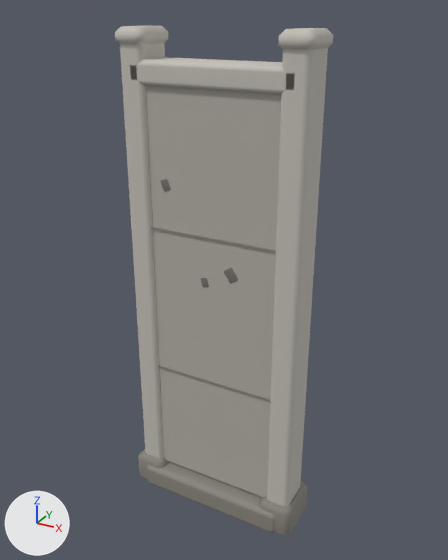
What one commit did to the glTF model navigateur/export/unity/barriere_beton_abime1.glb.
Before and after are seen from a 50 mm camera at (0.871, -1.554, 1.629) aimed at (0.002, 0.025, 0.839). The axes (+X, +Y, +Z) are drawn at lower left. The lights are the same throughout. The picture after the commit comes second. Vertices at exactly the same position are counted once.

Names of what the first picture shows: 'barriere_beton_cl.012', 'barriere_beton_cl_casse.008', 'barriere_beton_cl_clair.012', 'barriere_beton_cl_sombre.012', 'poteau_d_beton_cl_clair.012', 'poteau_d_beton_cl_sombre.012', 'poteau_g_beton_cl_clair.012' and 1 more.
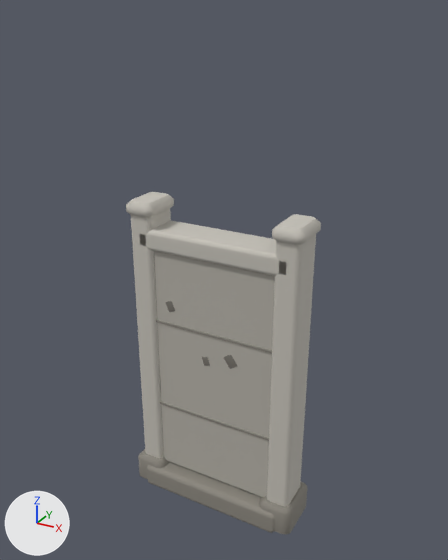
Location of each change, (x1, y1, x2, y2) in pixels of the pictures (448 x 560 px; the box of a moved part takes in the faces that stretch with it):
'barriere_beton_cl.012', reshaped (10% narrower, 40% shorter)
    before: (146, 86, 281, 497)
    after: (154, 251, 275, 497)
'poteau_d_beton_cl_clair.012', mesh rescaled (18% narrower, 39% shorter)
    before: (267, 28, 333, 506)
    after: (267, 214, 321, 506)
'poteau_g_beton_cl_clair.012', mesh rescaled
    before: (115, 26, 168, 458)
    after: (126, 192, 174, 458)
'barriere_beton_cl_clair.012', moved
    before: (130, 57, 294, 95)
    after: (140, 220, 286, 276)
'barriere_beton_cl_casse.008', reshaped (9% narrower, 37% shorter)
    before: (160, 179, 238, 288)
    after: (166, 301, 237, 369)
part 2 of me_barriere_beton_cl_casse_010, moved or reshaped
    before: (201, 278, 209, 288)
    after: (202, 357, 210, 366)
part 3 of me_barriere_beton_cl_casse_010, moved or reshaped
    before: (160, 179, 171, 192)
    after: (166, 301, 175, 312)
part 4 of me_barriere_beton_cl_casse_010, moved or reshaped
    before: (224, 268, 238, 284)
    after: (224, 355, 237, 369)

Diff of the bpy script that builds the scene:
```diff
--- a/navigateur/export/unity/barriere_beton_abime1.glb.py
+++ b/navigateur/export/unity/barriere_beton_abime1.glb.py
@@ me_barriere_beton_cl_016 @@
 # used by ob_barriere_beton_cl_012; location = (0.0, 0.0, 0.0)
-me_barriere_beton_cl_016.from_pydata(...)  # 96 vertices, 188 faces; spans x -0.26..0.26, y -0.05..0.05, z 0.09..1.475
+me_barriere_beton_cl_016.from_pydata(...)  # 96 vertices, 188 faces; spans x -0.26..0.26, y -0.05..0.05, z 0.09..0.975
+# me_barriere_beton_cl_016 part 1: all 48 vertices in x -0.26..0.26, y -0.05..0.05, z 1.465..1.475 are moved by (0.0, 0.0, -0.5)
 me_barriere_beton_cl_016.materials.append(mat_beton_cl)
@@ me_barriere_beton_cl_casse_010 @@
 # used by ob_barriere_beton_cl_casse_008; location = (0.0, 0.0, 0.0)
-me_barriere_beton_cl_casse_010.from_pydata(...)  # 120 vertices, 220 faces; spans x -0.221..0.094, y -0.052..0.052, z 0.833..1.471
+me_barriere_beton_cl_casse_010.from_pydata(...)  # 120 vertices, 220 faces; spans x -0.221..0.094, y -0.052..0.052, z 0.553..0.971
+# me_barriere_beton_cl_casse_010 part 2: the loose piece of 24 vertices spanning x -0.041..-0.006, y -0.052..0.052, z 0.833..0.873 is moved by (0.0, 0.0, -0.28)
+# me_barriere_beton_cl_casse_010 part 3: the loose piece of 24 vertices spanning x -0.176..-0.134, y -0.052..0.052, z 1.12..1.166 is moved by (0.0, 0.0, -0.402)
+# me_barriere_beton_cl_casse_010 part 4: the loose piece of 24 vertices spanning x 0.04..0.094, y -0.052..0.052, z 0.867..0.924 is moved by (0.0, 0.0, -0.298)
+# other edits to the shape of me_barriere_beton_cl_casse_010 do not show in these pictures
 me_barriere_beton_cl_casse_010.materials.append(mat_beton_cl_casse)
@@ me_barriere_beton_cl_clair_016 @@
 # used by ob_barriere_beton_cl_clair_012; location = (0.0, 0.0, 0.0)
-me_barriere_beton_cl_clair_016.from_pydata(...)  # 96 vertices, 188 faces; spans x -0.26..0.26, y -0.065..0.065, z 1.425..1.495
+me_barriere_beton_cl_clair_016.from_pydata(...)  # 96 vertices, 188 faces; spans x -0.26..0.26, y -0.065..0.065, z 0.925..0.995
+# me_barriere_beton_cl_clair_016 part 5: the whole mesh is moved by (0.0, 0.0, -0.5)
 me_barriere_beton_cl_clair_016.materials.append(mat_beton_cl_clair)
@@ me_poteau_d_beton_cl_clair_016 @@
 # used by ob_poteau_d_beton_cl_clair_012; location = (0.0, 0.0, 0.0)
-me_poteau_d_beton_cl_clair_016.from_pydata(...)  # 192 vertices, 376 faces; spans x 0.2..0.3, y -0.08..0.08, z 0.05..1.58
+me_poteau_d_beton_cl_clair_016.from_pydata(...)  # 192 vertices, 376 faces; spans x 0.2..0.3, y -0.08..0.08, z 0.05..1.08
+# me_poteau_d_beton_cl_clair_016 part 6: the whole mesh is scaled about its middle by (1, 1, 0.666), then moved by (0.0, 0.0, -0.25)
 me_poteau_d_beton_cl_clair_016.materials.append(mat_beton_cl_clair)
@@ me_poteau_g_beton_cl_clair_016 @@
 # used by ob_poteau_g_beton_cl_clair_012; location = (0.0, 0.0, 0.0)
-me_poteau_g_beton_cl_clair_016.from_pydata(...)  # 192 vertices, 376 faces; spans x -0.3..-0.2, y -0.08..0.08, z 0.05..1.58
+me_poteau_g_beton_cl_clair_016.from_pydata(...)  # 192 vertices, 376 faces; spans x -0.3..-0.2, y -0.08..0.08, z 0.05..1.08
+# me_poteau_g_beton_cl_clair_016 part 7: the whole mesh is scaled about its middle by (1, 1, 0.666), then moved by (0.0, 0.0, -0.25)
 me_poteau_g_beton_cl_clair_016.materials.append(mat_beton_cl_clair)
```
